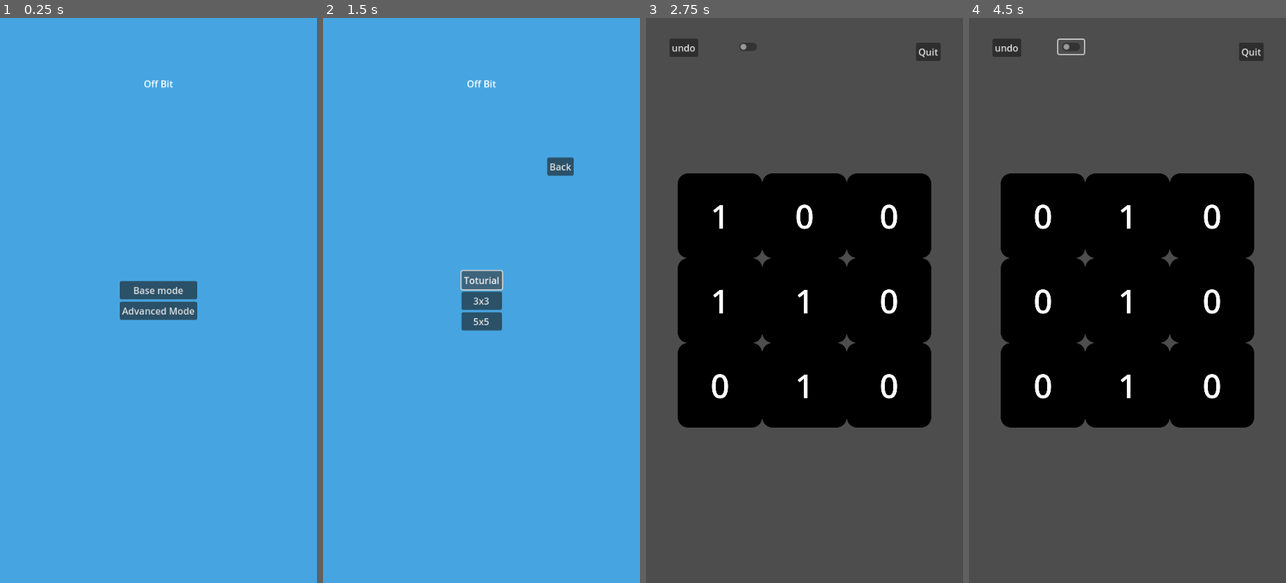
Above: before the commit, frames 1-4 (left to right).
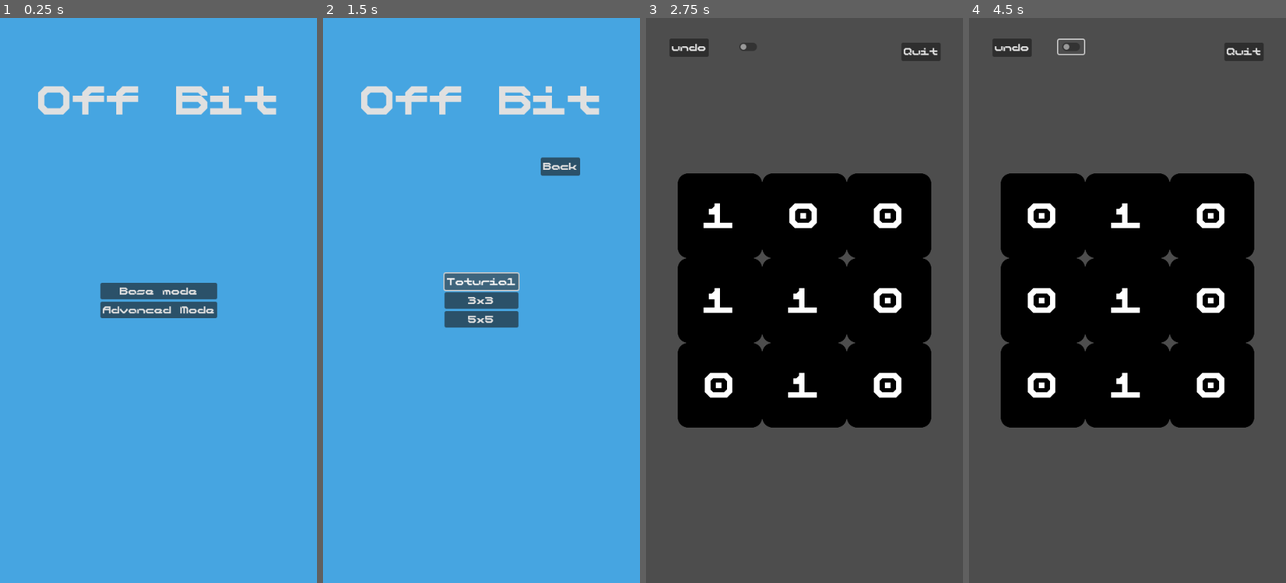
Above: after the commit, the same moments.

Repository: SytonK/off-bit
Game: Godot game, scene res://scenes/UI/menus/main menu/main_menu.tscn
The game is run twice, just before and just after one commit, with the same random seed, the same clock (stepped at 60 frames per second) and the same inputs.
Inputs (mouse positions are in pixels of both pictures, inside the frame that each line leads up to):
- Up to frame 1 (0.25 s): no input
- Up to frame 2 (1.5 s): click "Base mode" at 0.5 s; click "Toturial" at 1.25 s
- Up to frame 3 (2.75 s): click "3x3" at 2 s
- Up to frame 4 (4.5 s): click "undo" at 2.75 s; click (1070, 46) at 3.5 s; tap Enter at 4.25 s; drag from (1041, 215) to (1041, 385) at 4.27 s

The runs differ from the first frame. In frame 1, 3.1% of the frame differs, in the area x 12-88%, y 11-54%; in frame 2, 3.6%, in the area x 12-88%, y 11-56%; in frame 3, 2.6%; in frame 4, 2.7%.

Commit message:
theme/change default font

Diff:
--- a/project.godot
+++ b/project.godot
@@ -36,8 +36,13 @@
 "res://assets/": "purple",
 "res://scenes/": "orange",
 "res://scenes/UI/": "pink",
-"res://scripts/": "green"
+"res://scripts/": "green",
+"res://theme/": "yellow"
 }
+
+[gui]
+
+theme/custom_font="uid://dqhxmrq0qx5k3"
 
 [input]
 
--- a/scenes/UI/menus/main menu/main_menu.tscn
+++ b/scenes/UI/menus/main menu/main_menu.tscn
@@ -24,6 +24,8 @@
 offset_right = 25.0
 offset_bottom = 123.0
 grow_horizontal = 2
+theme_override_colors/font_color = Color(0.877616, 0.877616, 0.877616, 1)
+theme_override_font_sizes/font_size = 64
 text = "Off Bit"
 horizontal_alignment = 1
 vertical_alignment = 1
--- /dev/null
+++ b/theme/default_theme.tres
@@ -0,0 +1,9 @@
+[gd_resource type="FontVariation" load_steps=2 format=3 uid="uid://dqhxmrq0qx5k3"]
+
+[ext_resource type="FontFile" uid="uid://b5kety8slo7j3" path="res://assets/font/quantum.ttf" id="1_ag65a"]
+
+[resource]
+base_font = ExtResource("1_ag65a")
+opentype_features = {
+1667329140: 0
+}
Binary file added: assets/font/quantum.ttf
Not shown, added: assets/font/quantum.ttf.import
